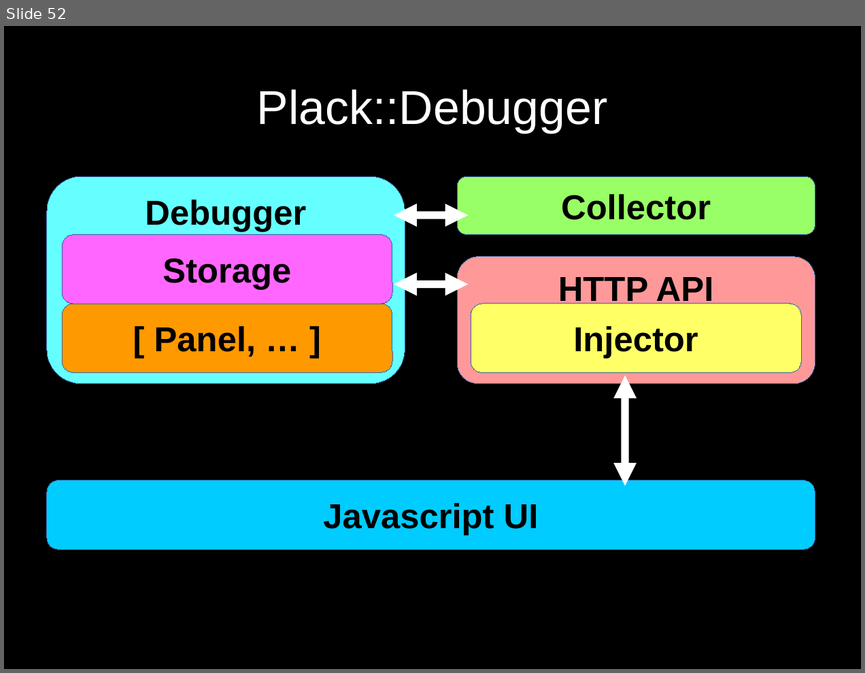
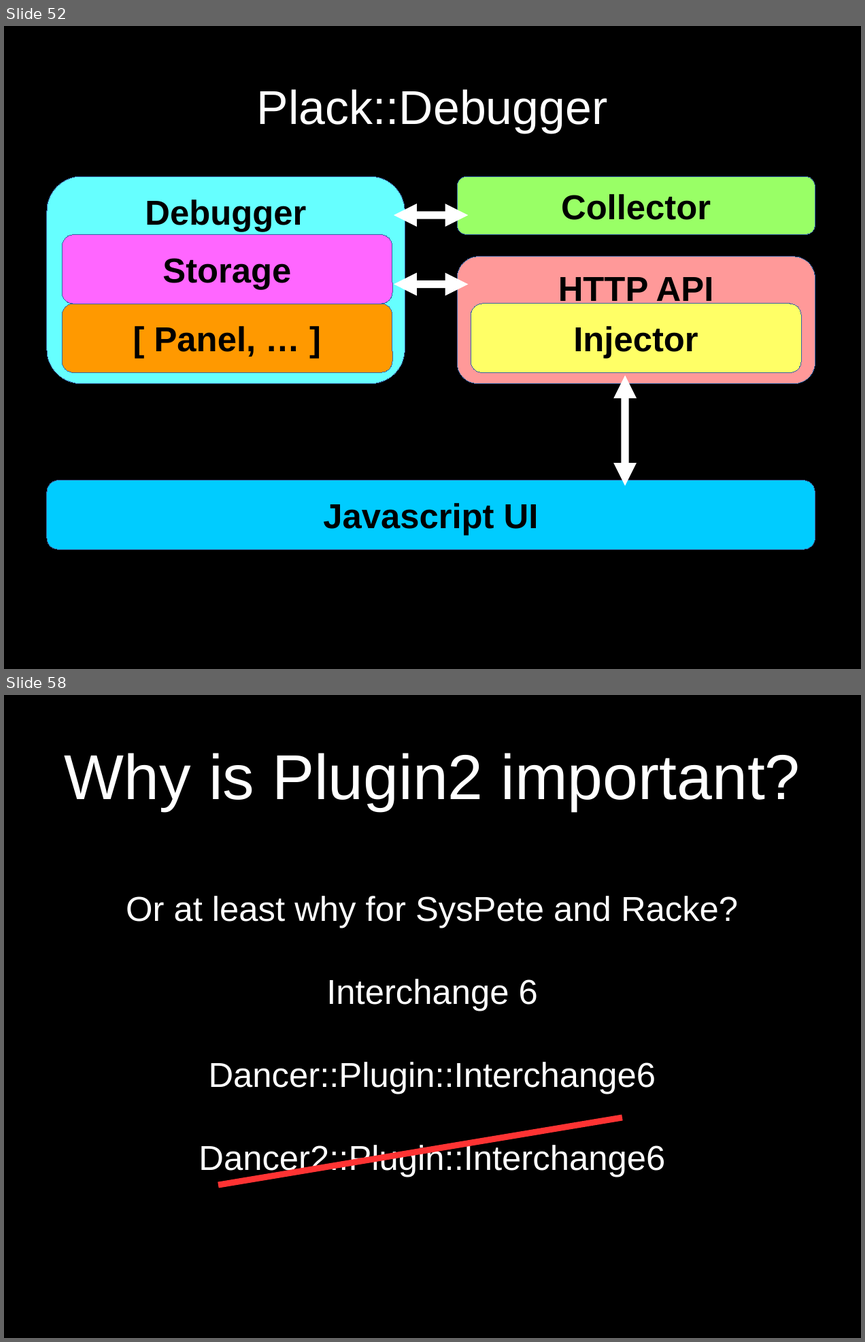
Before and after one commit to SysPete/perl-dancer-conference-2016, a slide deck: plack-debugger-meets-dancer2.odp. Shown one above the other, each under a label of ours: slide 52 before the commit, slides 52 and 58 after it; the slides between them are not shown. The pictures are 865x673 and 865x1342 pixels, drawn with LibreOffice and Linux fonts; fonts in the diff are those of the drawing. Boxes give left, top, right and bottom in pixels: in the first picture for what was removed or moved away, otherwise in the second. Text is boxed around its words. In the diff, an @@ line names an element or a change of style, - is before the commit and + after.

```diff
--- a/plack-debugger-meets-dancer2.odp
+++ b/plack-debugger-meets-dancer2.odp
@@ slide 58 added at <box>4,695,861,1338</box>, background #000000 @@
@@ title added at <box>65,753,800,811</box>, 58.7 pt, text #FFFFFF @@
+Why is Plugin2 important?
@@ subtitle added at <box>126,896,738,1176</box>, 32 pt, text #FFFFFF @@
+Or at least why for SysPete and Racke?
+Interchange 6
+Dancer::Plugin::Interchange6
+Dancer2::Plugin::Interchange6
@@ line added from (219, 1185) to (622, 1117), #FF3333 5.67 pt @@
```
Also in this commit, not shown: 19 other slides added.
